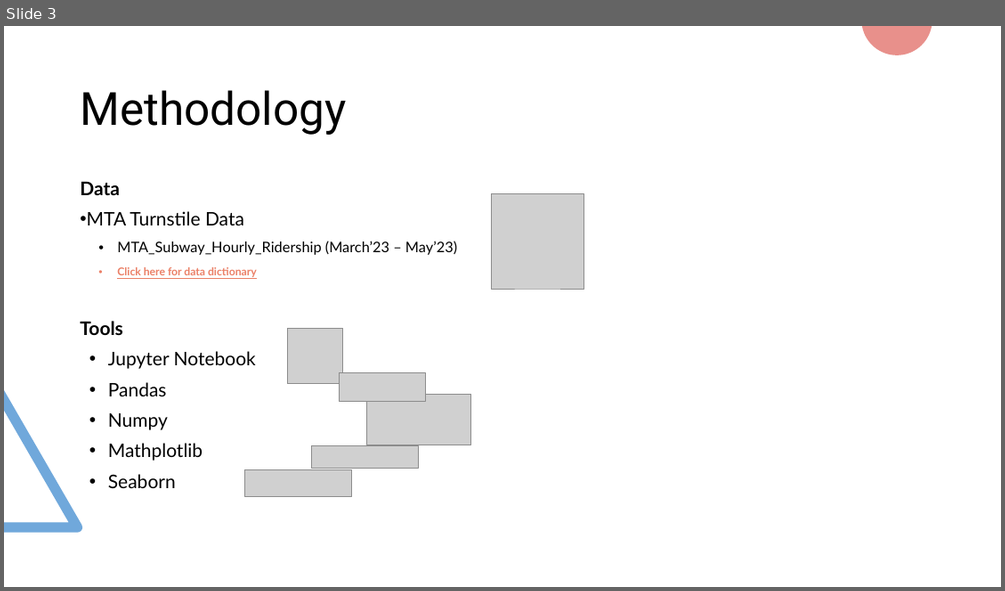
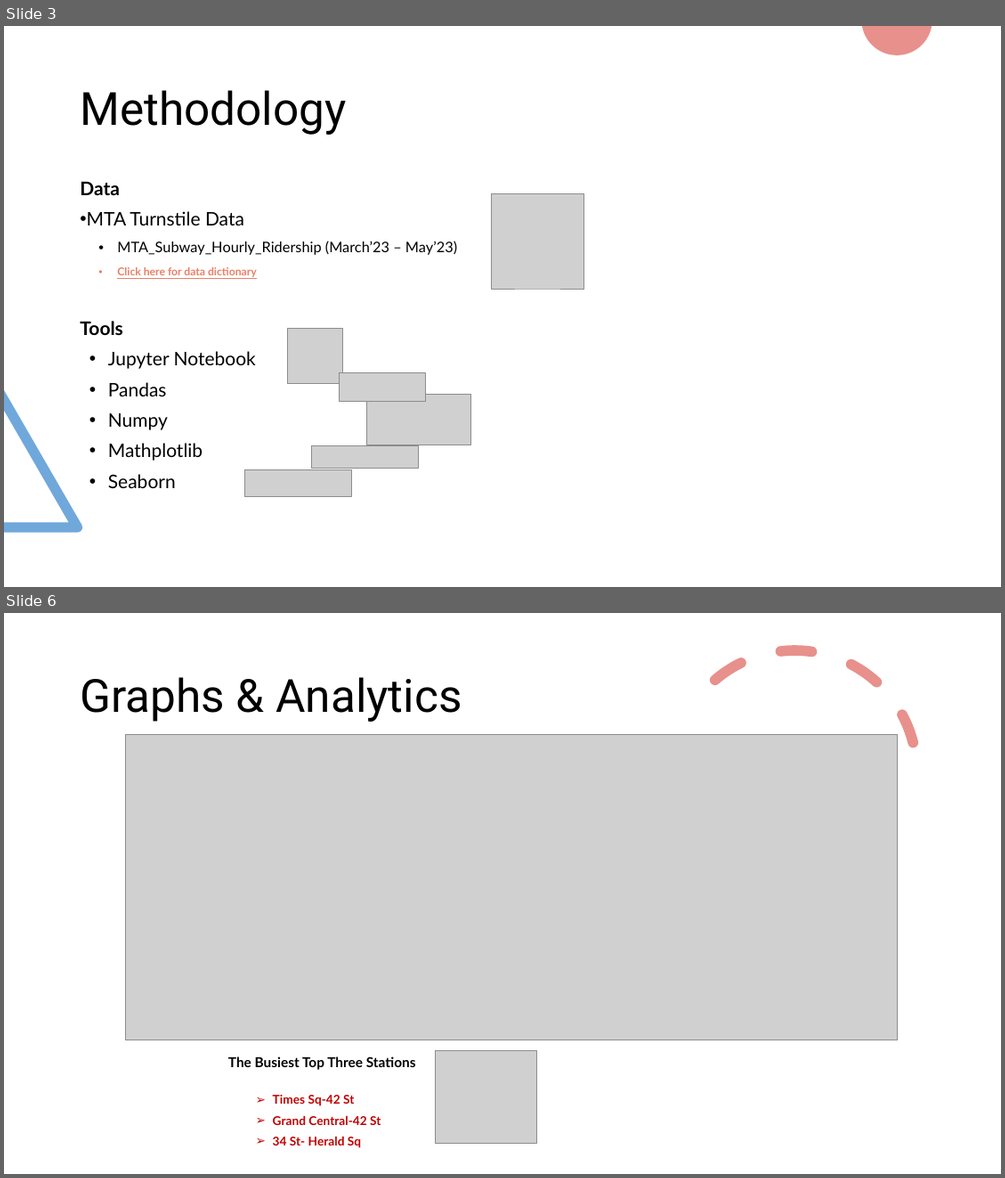
Before and after one commit to baharturgutinan/istdsa_bahar, a slide deck: WTWY Street Teams_2.pptx. Shown one above the other, each under a label of ours: slide 3 before the commit, slides 3 and 6 after it; the slides between them are not shown. The pictures are 1005x591 and 1005x1178 pixels, drawn with LibreOffice and Linux fonts; fonts in the diff are those of the drawing; grey boxes stand for pictures. Boxes give left, top, right and bottom in pixels: in the first picture for what was removed or moved away, otherwise in the second. Text is boxed around its words. In the diff, an @@ line names an element or a change of style, - is before the commit and + after.

```diff
--- a/WTWY Street Teams_2.pptx
+++ b/WTWY Street Teams_2.pptx
@@ slide 6 added at bbox=[4, 613, 1001, 1174], background #FFFFFF; not listed: 1 template element that a slide beside it also shows @@
@@ rectangle added at bbox=[4, 613, 1001, 1174], fill #FFFFFF @@
@@ arc (boxed as its full ellipse) added at bbox=[647, 625, 943, 921], outline #E8908B 10 pt dashed @@
@@ freeform shape added at bbox=[863, 613, 932, 642], fill #E8908B @@
@@ text added at bbox=[80, 677, 461, 722], 44 pt, text #000000 @@
+Graphs & Analytics
@@ picture added at bbox=[125, 734, 897, 1040] @@
@@ text added at bbox=[228, 1056, 416, 1148], 11.7 pt, text #C00000, bold @@
+The Busiest Top Three Stations
+  ➢ Times Sq-42 St
+  ➢ Grand Central-42 St
+  ➢ 34 St- Herald Sq
@@ picture added at bbox=[436, 1051, 536, 1143] @@
@@ freeform shape added at bbox=[15, 1080, 160, 1174], fill #E8908B @@
```
Also in this commit, not shown: 2 slides changed, 5 other slides added.
